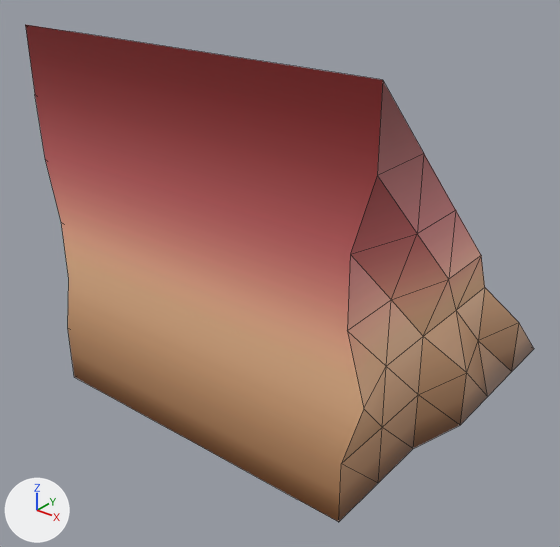
An edit to the FBX model Assets/Models/TileSets/Tileset 1/ramp4.001.fbx, drawn before and after from the same camera.
One viewpoint serves both versions: a 50 mm lens placed at (1.185, -1.63, 0.775), pointed at (-0.024, -0.119, -0.162). The lights are fixed; the arrows at lower left show +X, +Y and +Z. Mesh edges are drawn as thin lines. Where no turn or scale is listed for an object, it has been applied to the vertices.

In view in the first picture: 'ramp4.001'.
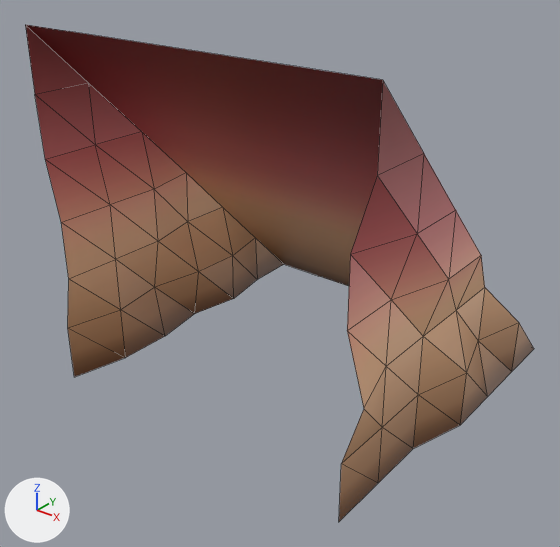
Location of each change, [x1, y1, x2, y2] in pixels of the pictures (560 x 547 px):
'ramp4.001', reshaped: before [25, 25, 534, 522]; after [25, 25, 534, 521]
part 1 of me_cube_059, deleted: before [25, 25, 383, 522]

What the commit changed:
me_cube_059 is used by ob_ramp4_001; location (0.0, 0.0, 0.0).
Verts and faces of me_cube_059; kept vertices keep their numbers, new ones are numbered from 71.
Before the commit, vertices of me_cube_059: 0 (-0.496, -0.5, -0.5) at pixel (74, 377), 1 (-0.5, -0.5, 0.5) at pixel (25, 24), 2 (-0.5, 0.5, -0.5), 3 (0.451, -0.5, -0.5) at pixel (338, 522), 4 (0.5, -0.5, 0.5) at pixel (382, 79).
Before the commit, vertices of me_cube_059: 5 (0.5, 0.5, -0.5) at pixel (534, 348), 6 (-0.497, -0.5, -0.333) at pixel (67, 327), 7 (-0.461, -0.5, -0.167) at pixel (68, 278), 8 (-0.461, -0.5, 0.0) at pixel (61, 222), 9 (-0.494, -0.5, 0.167) at pixel (45, 159).
Before the commit, vertices of me_cube_059: 10 (-0.5, -0.5, 0.333) at pixel (34, 94), 16 (0.451, -0.333, -0.5) at pixel (378, 483), 17 (0.451, -0.167, -0.5) at pixel (413, 448), 18 (0.5, 0.0, -0.5) at pixel (460, 425), 19 (0.5, 0.167, -0.5) at pixel (487, 396).
Before the commit, vertices of me_cube_059: 20 (0.5, 0.333, -0.5) at pixel (511, 371), 21 (0.5, -0.5, 0.333) at pixel (377, 175), 22 (0.451, -0.5, 0.167) at pixel (350, 254), 23 (0.451, -0.5, 0.0) at pixel (347, 330), 24 (0.5, -0.5, -0.167) at pixel (363, 408).
Before the commit, vertices of me_cube_059: 25 (0.451, -0.5, -0.333) at pixel (341, 463), 26 (-0.333, -0.5, -0.5) at pixel (110, 396), 27 (-0.167, -0.5, -0.5) at pixel (151, 419), 28 (0.0, -0.5, -0.5) at pixel (195, 443), 29 (0.167, -0.5, -0.5) at pixel (244, 470).
Before the commit, vertices of me_cube_059: 30 (0.333, -0.5, -0.5) at pixel (297, 499), 31 (0.333, -0.5, 0.5) at pixel (303, 67), 32 (0.167, -0.5, 0.5) at pixel (233, 56), 33 (0.0, -0.5, 0.5) at pixel (172, 47), 34 (-0.167, -0.5, 0.5) at pixel (117, 38).
Before the commit, vertices of me_cube_059: 35 (-0.333, -0.5, 0.5) at pixel (69, 31), 36 (-0.494, 0.333, -0.5), 37 (-0.461, 0.167, -0.5), 38 (-0.491, 0.0, -0.5), 39 (-0.461, -0.167, -0.5).
Before the commit, vertices of me_cube_059: 40 (-0.461, -0.333, -0.5), 41 (0.333, 0.5, -0.5), 42 (0.167, 0.5, -0.5), 43 (0.0, 0.5, -0.5), 44 (-0.167, 0.5, -0.5).
Before the commit, vertices of me_cube_059: 45 (-0.333, 0.5, -0.5).
me_cube_059 had 71 vertices, 75 faces and spanned x -0.5..0.5, y -0.5..0.5, z -0.5..0.5.
me_cube_059 now has 66 vertices, 73 faces and spans x -0.5..0.5, y -0.5..0.5, z -0.5..0.5.
Part 1, on me_cube_059:
Vertices deleted: 26 to 30 (with the faces that use them).
